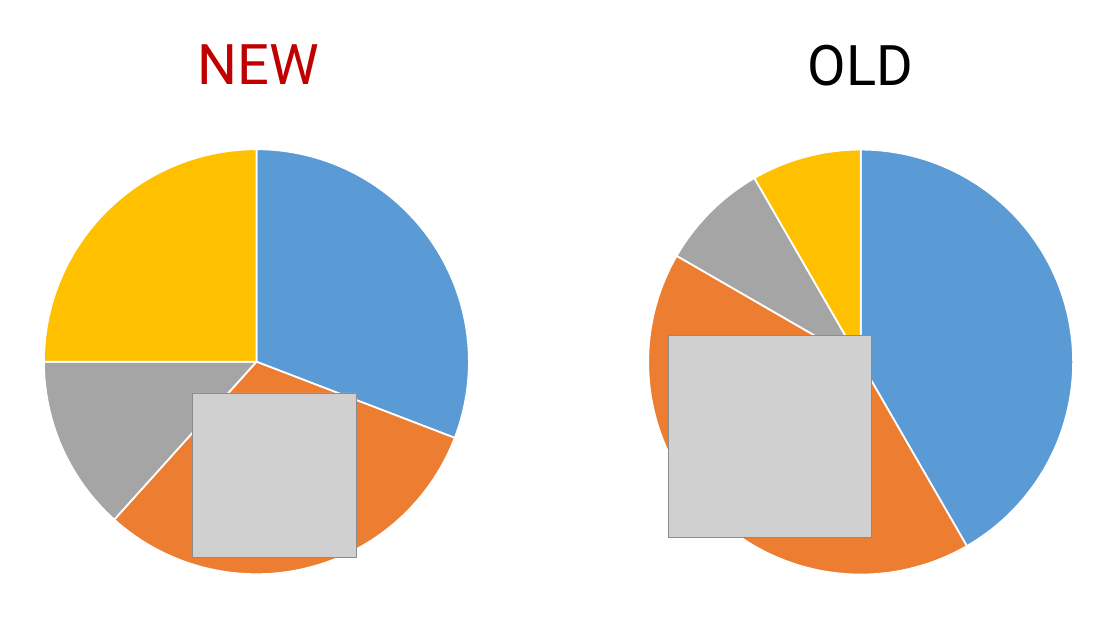
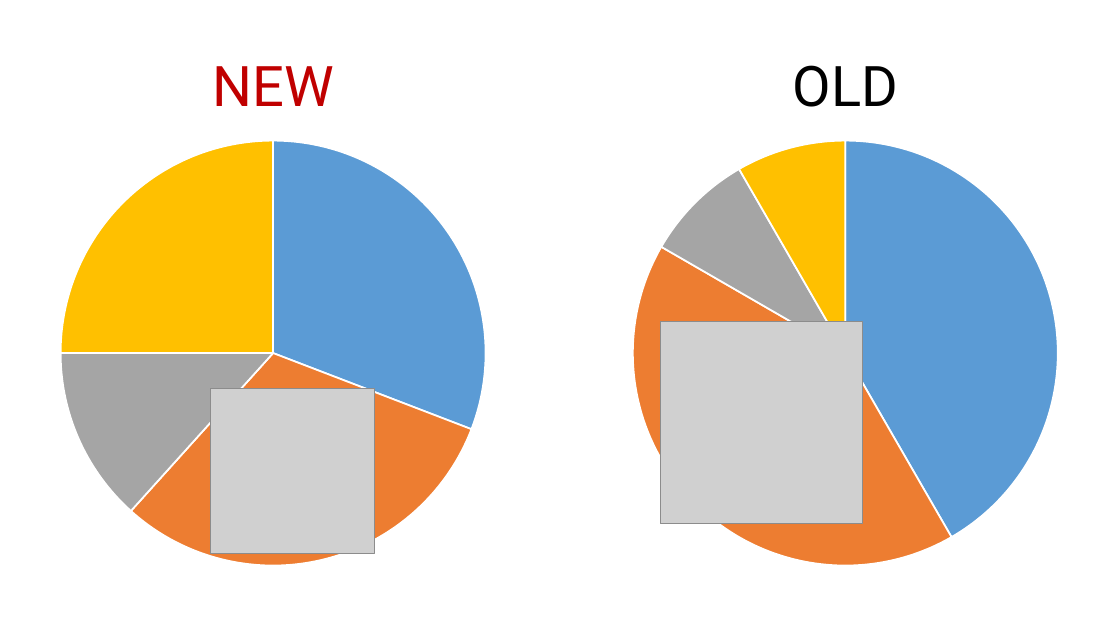
Before and after one commit to rkhaimov/brain-gym, a slide deck: slide 62 of Презентация.pptx. Drawn at 1120x630 pixels with LibreOffice and Linux fonts; fonts in the diff are those of the drawing; grey boxes stand for pictures; background and template pictures are left out. Boxes give left, top, right and bottom in pixels: in the first picture for what was removed or moved away, otherwise in the second. Text is boxed around its words. In the diff, an @@ line names an element or a change of style, - is before the commit and + after.

```diff
--- a/Презентация.pptx
+++ b/Презентация.pptx
@@ text "NEW": place and size @@
-text "NEW" at <box>198,44,319,84</box>
+text "NEW" at <box>212,66,333,106</box>
@@ text "OLD": place and size @@
-text "OLD" at <box>808,44,913,86</box>
+text "OLD" at <box>793,65,898,107</box>
@@ pie chart: place and size @@
-pie chart at <box>0,138,592,586</box>
+pie chart at <box>0,129,609,578</box>
@@ pie chart: place and size @@
-pie chart at <box>524,138,1120,586</box>
+pie chart at <box>509,129,1120,578</box>
@@ picture: place and size @@
-picture at <box>669,336,871,539</box>
+picture at <box>660,322,863,524</box>
@@ picture: place and size @@
-picture at <box>192,393,357,558</box>
+picture at <box>210,388,375,553</box>
```
Also in this commit, not shown: 39 other slides changed, 9 slides added, 8 slides removed.
